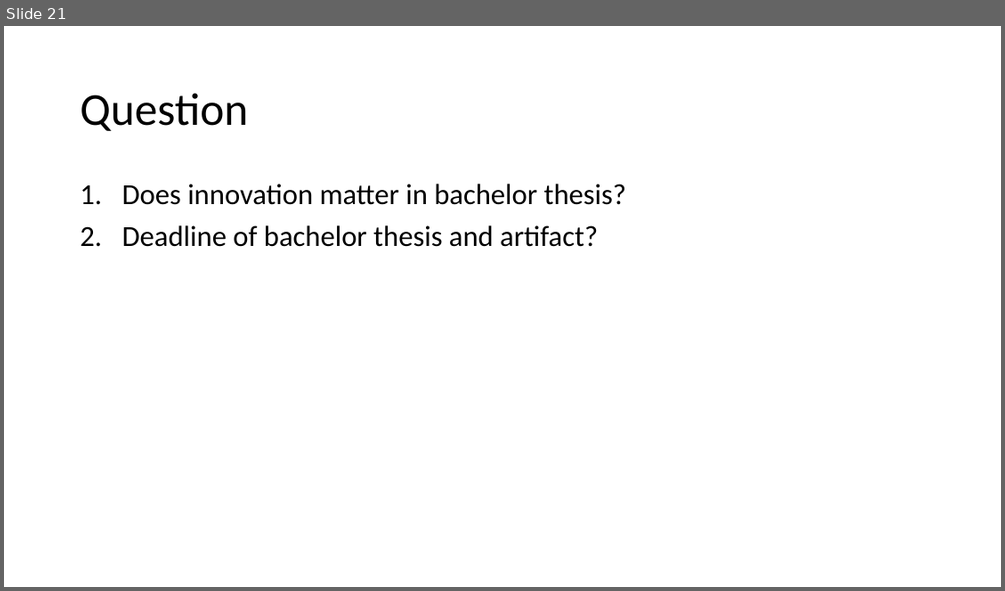
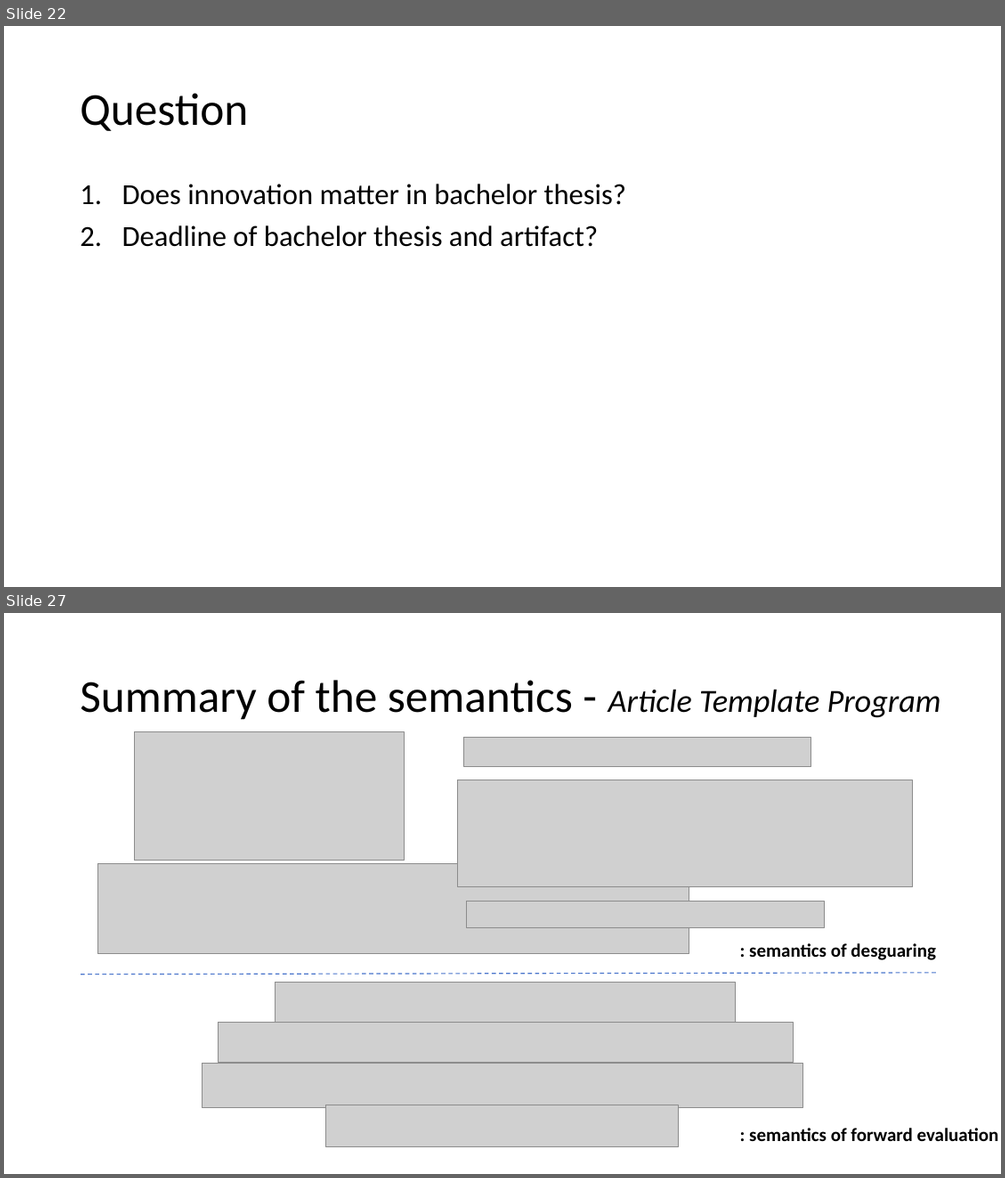
Before and after one commit to PROMISE-I/bachelor-thesis, a slide deck: 过程汇报/half-monthly-report.pptx. Shown one above the other, each under a label of ours: slide 21 before the commit, slides 22 and 27 after it; the slides between them are not shown. The pictures are 1005x591 and 1005x1178 pixels, drawn with LibreOffice and Linux fonts; fonts in the diff are those of the drawing; grey boxes stand for pictures. Boxes give left, top, right and bottom in pixels: in the first picture for what was removed or moved away, otherwise in the second. Text is boxed around its words. In the diff, an @@ line names an element or a change of style, - is before the commit and + after.

```diff
--- a/过程汇报/half-monthly-report.pptx
+++ b/过程汇报/half-monthly-report.pptx
@@ slide 27 added at (4,613,1001,1174), background #FFFFFF @@
@@ title added at (80,680,941,720), 44 pt, text #000000 @@
+Summary of the semantics - Article Template Program
@@ group added at (97,732,913,954): 5 pictures @@
@@ text added at (749,943,936,960), 18 pt, text #000000, bold @@
+: semantics of desguaring
@@ line added from (81, 974) to (937, 973), #4874CB 1 pt dashed @@
@@ group added at (202,981,803,1147): 4 pictures @@
@@ text added at (749,1127,999,1141), 18 pt, text #000000, bold @@
+: semantics of forward evaluation
@@ what was slide 21 is now slide 22 @@
```
Also in this commit, not shown: 7 other slides added.
